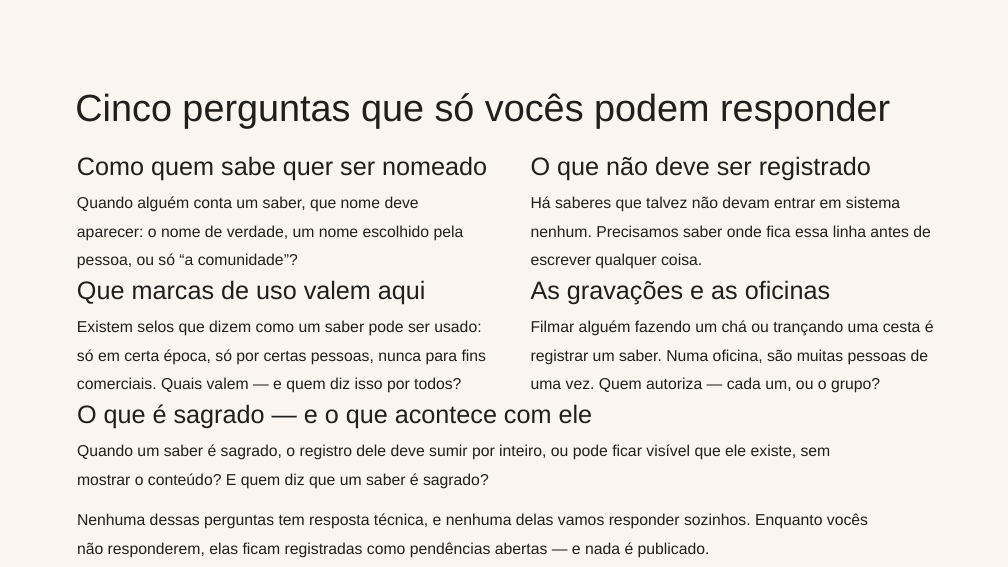
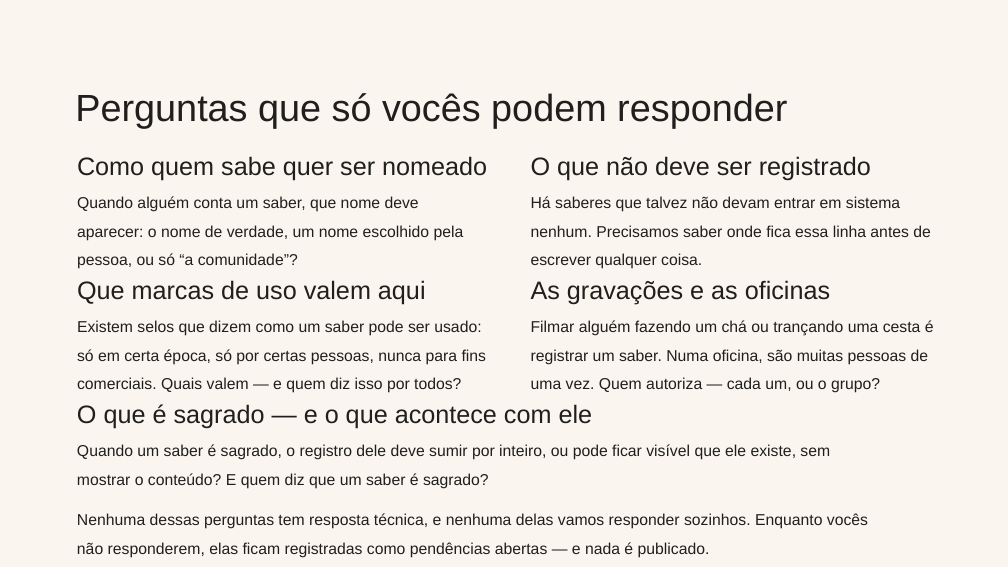
Before and after one commit to edalcin/Arquitetura-BioCultural, a slide deck: slide 25 of docs/apresentacoes/Arquitetura BioCultural v2.pptx (slide 26 before the commit). Drawn at 1008x567 pixels with LibreOffice and Linux fonts; fonts in the diff are those of the drawing. Boxes give left, top, right and bottom in pixels: in the first picture for what was removed or moved away, otherwise in the second. Text is boxed around its words. In the diff, an @@ line names an element or a change of style, - is before the commit and + after.

```diff
--- a/docs/apresentacoes/Arquitetura BioCultural v2.pptx
+++ b/docs/apresentacoes/Arquitetura BioCultural v2.pptx
@@ text at (75,93,787,128): text changed @@
-Cinco perguntas que só vocês podem responder
+Perguntas que só vocês podem responder
```
Also in this commit, not shown: 19 other slides changed, 1 slide removed, 3 other files.
